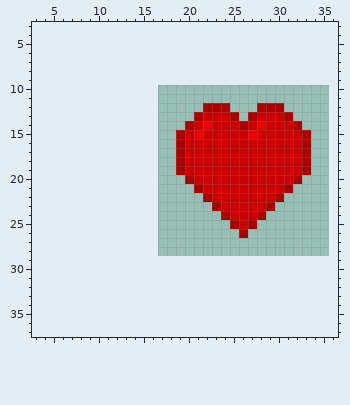
Pixel-art sprite -- img/powerUp-life.png. This is how it looked before the edit.
The file is 19x19 pixels. Shown: x 3..36, y 3..37. The old version is drawn lined up with the new one, on the new canvas.
The result:
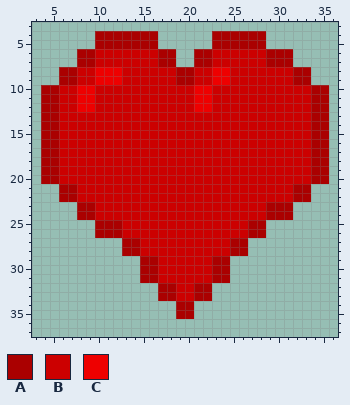
Palette (. is transparent): A #aa0000  B #cc0000  C #ee0000
Diff:
canvas 19x19 -> 40x40, the old top-left corner now at 17,10
The author put colour A in rows 4 to 5 at x 10 to 16 and 23 to 28; in rows 6 to 7 at x 8 to 9, 17 to 18, 21 to 22 and 29 to 31; in rows 8 to 9 at x 6 to 7, 19 to 20 and 32 to 33; in rows 10 to 20 at x 4 to 5 and 34 to 35; in rows 21 to 22 at x 6 to 7 and 32 to 33; in row 23 at x 8 to 9 and 30 to 31.
The author put colour A in row 24 at x 8 to 9 and 29 to 31; in row 25 at x 10 to 12 and 28; in row 26 at x 10 to 12 and 27 to 28; in rows 27 to 28 at x 13 to 14 and 25 to 26; in rows 29 to 31 at x 15 to 16 and 23 to 24; in rows 32 to 33 at x 17 to 18 and 21 to 22.
The author put colour A in rows 34 to 35 at x 19 to 20.
The author put colour B in rows 6 to 7 at x 10 to 16 and 23 to 28; in rows 8 to 9 at x 8 to 9, 13 to 18, 21 to 22 and 25 to 31; in rows 10 to 11 at x 6 to 7, 10 to 20 and 23 to 33; in row 12 at x 6 to 7, 10 to 20, 25 to 27 and 31 to 33; in row 13 at x 6 to 20, 26 and 32 to 33; in row 14 at x 6 to 19 and 33.
The author put colour B in rows 15 to 19 at x 6 to 18; in row 20 at x 6 to 19 and 33; in row 21 at x 8 to 20; in row 22 at x 8 to 21 and 31; in row 23 at x 10 to 22; in row 24 at x 10 to 23.
The author put colour B in row 25 at x 13 to 24; in row 26 at x 13 to 25; in rows 27 to 28 at x 15 to 24; in rows 29 to 31 at x 17 to 22; in rows 32 to 33 at x 19 to 20.
Colour A becomes colour B in row 12 at x 23 to 24 and 28 to 30; in row 13 at x 21, 25, 27 and 31; in row 14 at x 20, 26 and 32; in rows 15 to 19 at x 19 and 33; in row 20 at x 20 and 32; in row 21 at x 21 and 31.
Colour A becomes colour B in row 22 at x 22 and 30; in row 23 at x 23; in row 24 at x 24 and 28; in row 25 at x 25; in row 26 at x 26.
Colour C becomes colour B in row 14 at x 22 and 28; in row 15 at x 21 and 27.
The author put colour C in rows 8 to 9 at x 10 to 12 and 23 to 24; in rows 10 to 11 at x 8 to 9 and 21 to 22; in row 12 at x 8 to 9 and 21.
Colour A becomes colour C in row 12 at x 22.
